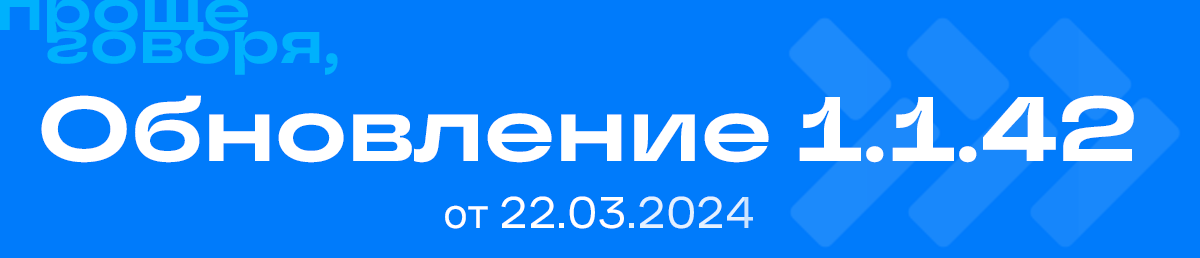
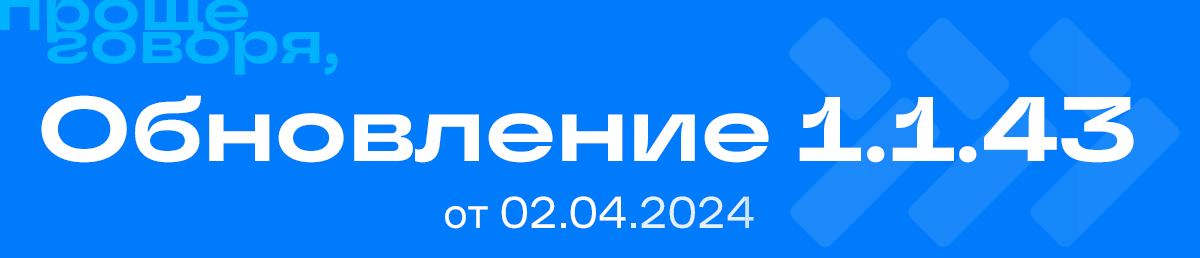
Layer changes from the first 1200 × 258 image to the second:
painted on "проще говоря," (2nd of 2) over [47, 0, 337, 68]
renamed "Обновление 1.1.42" to "Обновление 1.1.43", painted on it over [41, 95, 1134, 163]
renamed "от 22.03.2024" to "от 02.04.2024", painted on it over [445, 196, 754, 229]
